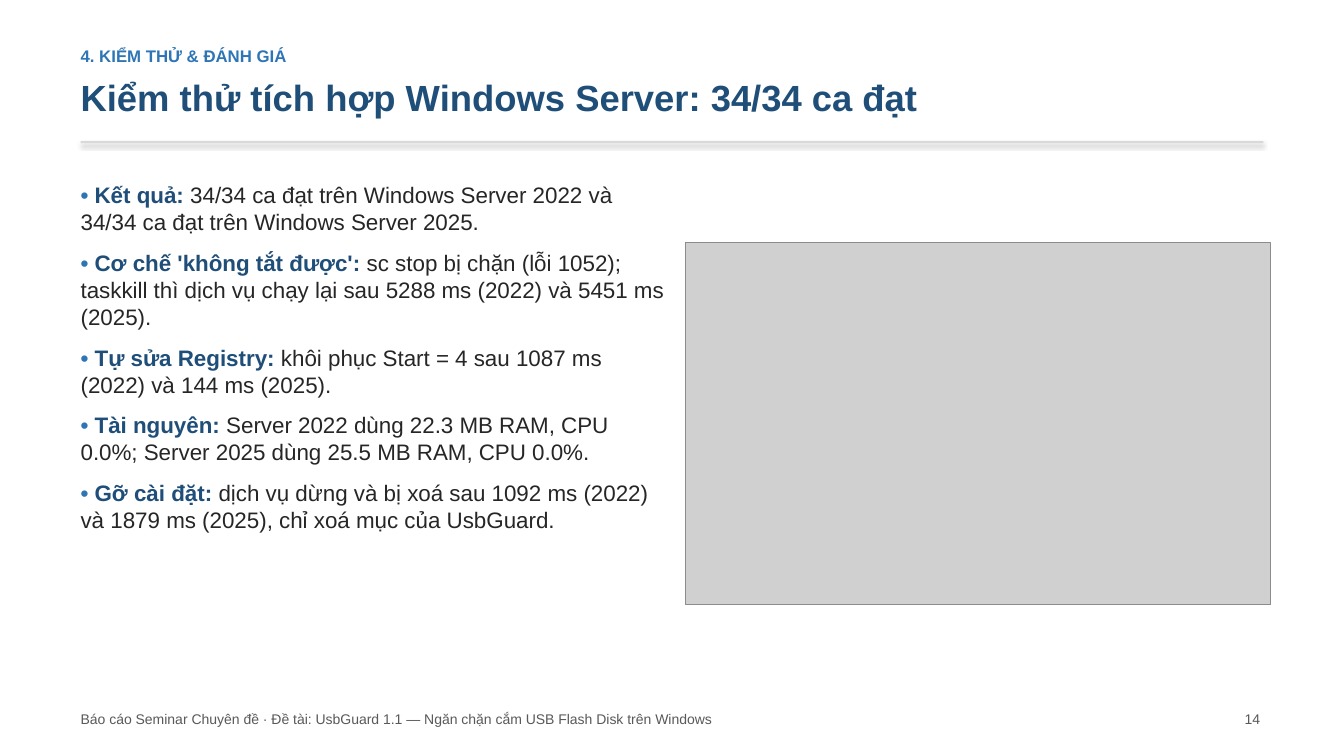
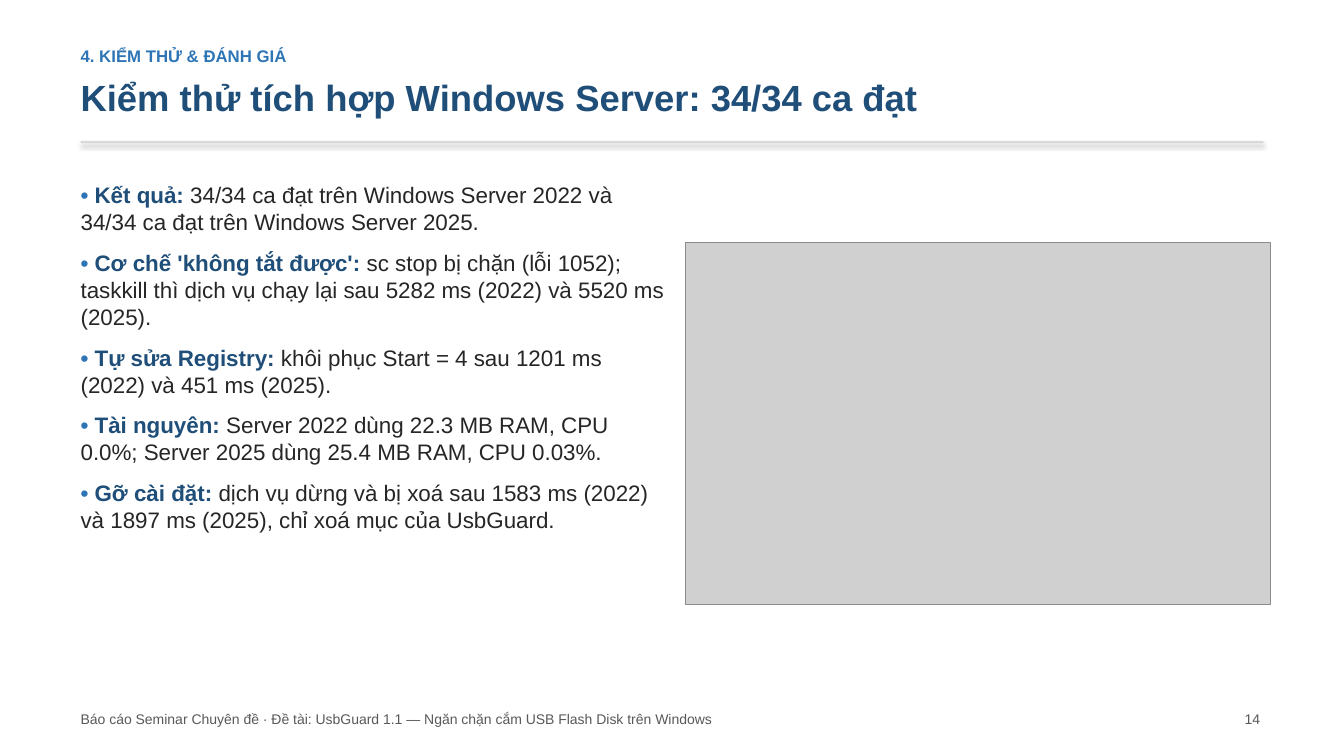
Before and after one commit to hungphamwp/usbguard, a slide deck: slide 14 of slide/SLIDE-UsbGuard.pptx. Drawn at 1344x756 pixels with LibreOffice and Linux fonts; fonts in the diff are those of the drawing; grey boxes stand for pictures. Boxes give left, top, right and bottom in pixels: in the first picture for what was removed or moved away, otherwise in the second. Text is boxed around its words. In the diff, an @@ line names an element or a change of style, - is before the commit and + after.

```diff
--- a/slide/SLIDE-UsbGuard.pptx
+++ b/slide/SLIDE-UsbGuard.pptx
@@ text at (81,253,664,533): text changed @@
-• Cơ chế 'không tắt được': sc stop bị chặn (lỗi 1052); taskkill thì dịch vụ chạy lại sau 5288 ms (2022) và 5451 ms (2025).
-• Tự sửa Registry: khôi phục Start = 4 sau 1087 ms (2022) và 144 ms (2025).
-• Tài nguyên: Server 2022 dùng 22.3 MB RAM, CPU 0.0%; Server 2025 dùng 25.5 MB RAM, CPU 0.0%.
-• Gỡ cài đặt: dịch vụ dừng và bị xoá sau 1092 ms (2022) và 1879 ms (2025), chỉ xoá mục của UsbGuard.
+• Cơ chế 'không tắt được': sc stop bị chặn (lỗi 1052); taskkill thì dịch vụ chạy lại sau 5282 ms (2022) và 5520 ms (2025).
+• Tự sửa Registry: khôi phục Start = 4 sau 1201 ms (2022) và 451 ms (2025).
+• Tài nguyên: Server 2022 dùng 22.3 MB RAM, CPU 0.0%; Server 2025 dùng 25.4 MB RAM, CPU 0.03%.
+• Gỡ cài đặt: dịch vụ dừng và bị xoá sau 1583 ms (2022) và 1897 ms (2025), chỉ xoá mục của UsbGuard.
```
Also in this commit, not shown: 1 other slide changed, 27 other files.
